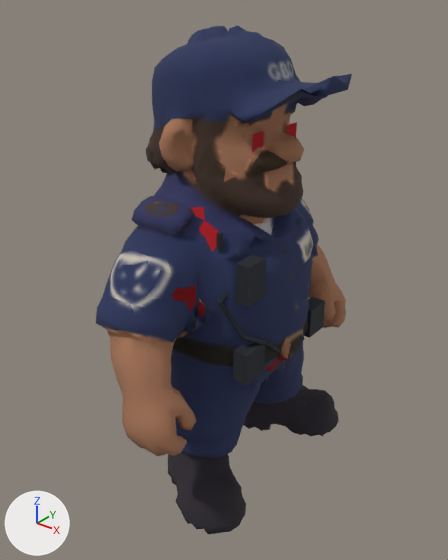
Renders of the glTF model assets/npc.lab-guard/model.skin.glb from each side of a commit.
Before and after are seen from a camera (50 mm lens) standing at (1.073, -1.379, 1.495) and looking at (0.002, -0.041, 0.665). The axes (+X, +Y, +Z) are drawn at lower left. The lights are the same throughout. The older version comes first. Where no turn or scale is listed for an object, it has been applied to the vertices. Vertices at exactly the same position are counted once.

Objects in the first picture: 'guard-pouch--1', 'guard-pouch-1', 'guard-radio', 'guard-radio-cable', 'skin_body', 'skin_eyes', 'stump_armR' and 3 more.
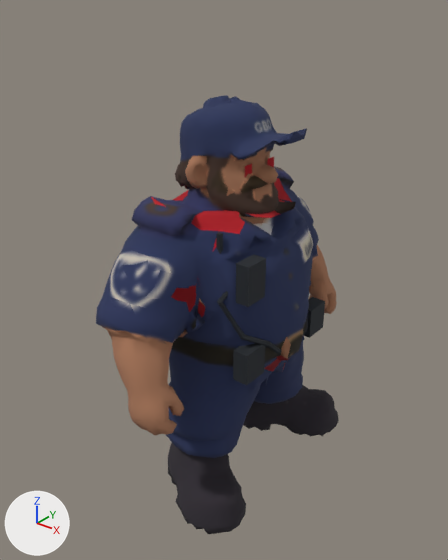
Location of each change, (x1, y1, x2, y2) in pixels of the pictures (448 x 560 px; the box of a moved part takes in the faces that stretch with it):
'skin_body', reshaped (14% shorter)
    before: (96, 26, 352, 534)
    after: (96, 95, 339, 534)
'stump_armR', reshaped
    before: (190, 207, 219, 287)
    after: (197, 232, 219, 287)
'skin_eyes', moved, rescaled (35% narrower, 34% shorter)
    before: (252, 122, 297, 153)
    after: (245, 157, 274, 177)
part 1 of me_skin_body, moved or reshaped
    before: (146, 26, 352, 234)
    after: (151, 95, 307, 218)
part 2 of me_skin_body, moved or reshaped
    before: (309, 244, 346, 328)
    after: (309, 245, 337, 314)
part 3 of me_skin_body, moved or reshaped
    before: (103, 323, 197, 456)
    after: (103, 323, 187, 435)
part 5 of me_stump_armr, moved or reshaped (not visible afterwards)
    before: (190, 207, 219, 252)
'stump_head', unchanged, uncovered by the edit
    after: (151, 178, 292, 234)

What changed in the scene script:
```text
Change me_skin_body:
    used by ob_skin_body; location = (0.0, 0.0, 0.0)
    remove me_skin_body.from_pydata(...)  # 2635 vertices, 5282 faces; spans x -0.259..0.322, y -0.517..0.517, z 0.0..1.386
    add me_skin_body.from_pydata(...)  # 2635 vertices, 5282 faces; spans x -0.193..0.261, y -0.49..0.49, z 0.0..1.207
    me_skin_body part 1: 674 of the vertices in x -0.259..0.322, y -0.226..0.223, z 0.852..1.386 are scaled about their middle by 0.668, then moved by (-0.01, 0.0, -0.09)
    me_skin_body part 2: 171 of 2635 vertices moved; they spanned x -0.129..0.177, y 0.308..0.517, z 0.328..0.649 and now span x -0.128..0.141, y 0.309..0.49, z 0.379..0.648; mean shift (-0.009, -0.004, 0.017); largest move (0.157, 0.438, 0.337) -> (0.126, 0.431, 0.386)
    me_skin_body part 3: 168 of 2635 vertices moved; they spanned x -0.152..0.176, y -0.517..-0.313, z 0.326..0.656 and now span x -0.152..0.14, y -0.49..-0.32, z 0.378..0.655; mean shift (-0.008, 0.004, 0.017); largest move (0.161, -0.427, 0.338) -> (0.129, -0.423, 0.387)
Change me_skin_eyes:
    used by ob_skin_eyes; location = (0.0, 0.0, 0.0)
    remove me_skin_eyes.from_pydata(...)  # 8 vertices, 4 faces; spans x 0.142..0.148, y -0.099..0.099, z 1.092..1.14
    add me_skin_eyes.from_pydata(...)  # 8 vertices, 4 faces; spans x 0.095..0.099, y -0.066..0.066, z 1.011..1.043
    me_skin_eyes part 4: the whole mesh is scaled about its middle by 0.668, then moved by (-0.048, 0.0, -0.089)
Change me_stump_armr:
    used by ob_stump_armr; location = (0.0, 0.0, 0.0)
    remove me_stump_armr.from_pydata(...)  # 41 vertices, 39 faces; spans x -0.187..0.13, y -0.347..-0.159, z 0.556..0.956
    add me_stump_armr.from_pydata(...)  # 41 vertices, 39 faces; spans x -0.187..0.13, y -0.347..-0.106, z 0.556..0.92
    me_stump_armr part 5: all 11 vertices in x -0.178..0.058, y -0.205..-0.159, z 0.852..0.956 are scaled about their middle by 0.668, then moved by (0.02, 0.06, -0.019)
```
